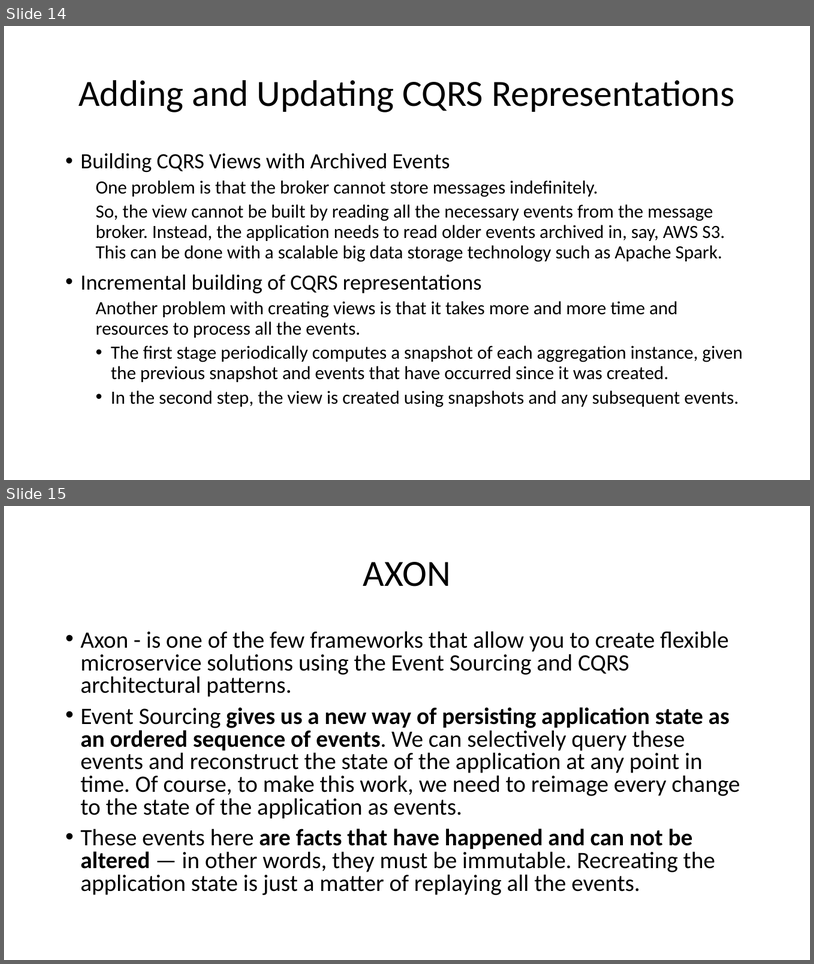
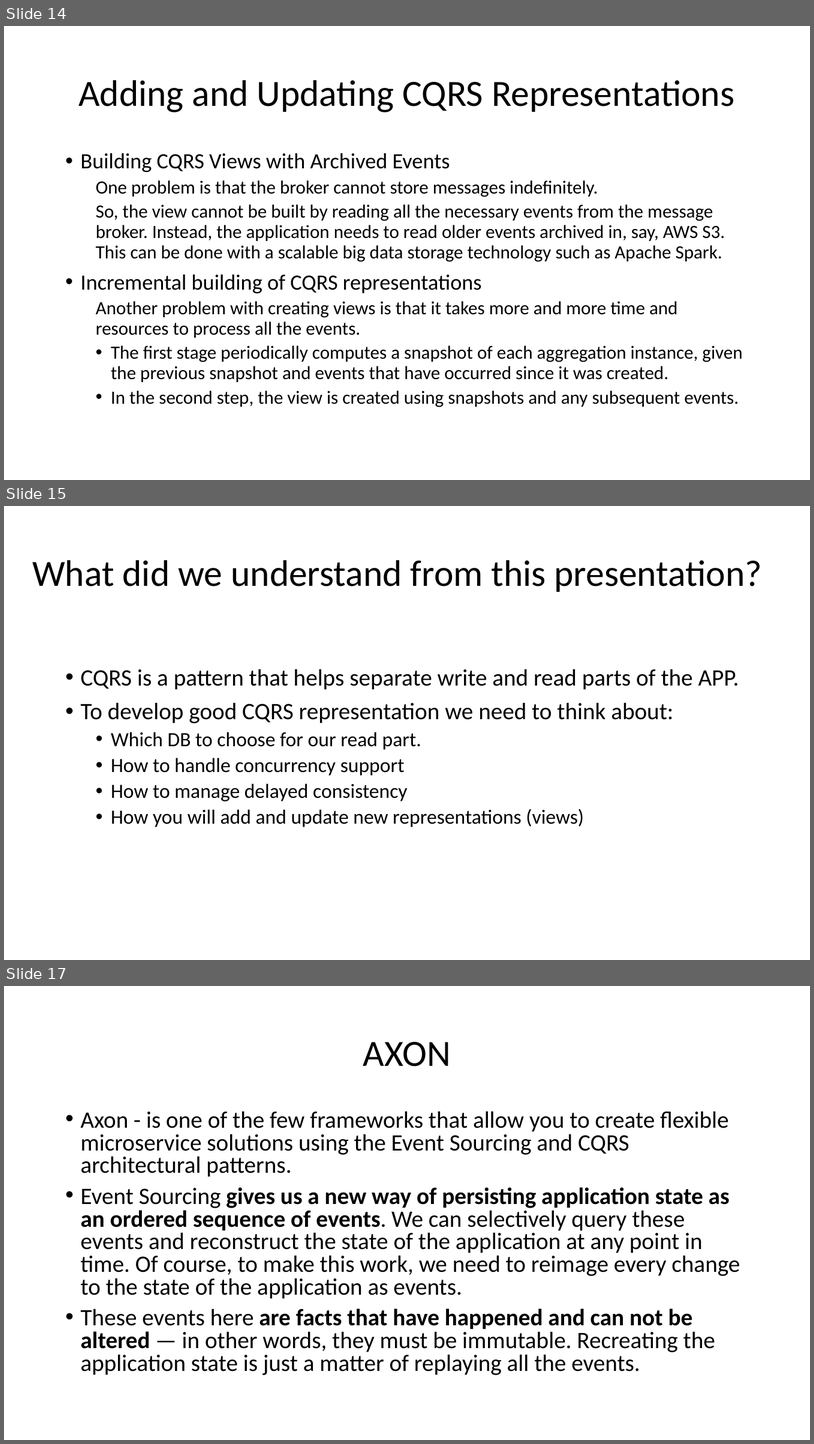
Before and after one commit to Garinych/personal-trainer-management, a slide deck: architecture/CQRS + AXON.pptx. Shown one above the other, each under a label of ours: slides 14 and 15 before the commit, slides 14, 15 and 17 after it; the slides between them are not shown. The pictures are 814x964 and 814x1444 pixels, drawn with LibreOffice and Linux fonts; fonts in the diff are those of the drawing. Boxes give left, top, right and bottom in pixels: in the first picture for what was removed or moved away, otherwise in the second. Text is boxed around its words. In the diff, an @@ line names an element or a change of style, - is before the commit and + after.

```diff
--- a/architecture/CQRS + AXON.pptx
+++ b/architecture/CQRS + AXON.pptx
@@ slide 15 added at bbox=[4, 506, 810, 960], background #FFFFFF @@
@@ title added at bbox=[32, 560, 763, 592], 44 pt, text #000000 @@
+What did we understand from this presentation?
@@ text added at bbox=[81, 669, 740, 827], 24 pt, text #000000 @@
+• CQRS is a pattern that helps separate write and read parts of the APP.
+• To develop good CQRS representation we need to think about:
+  • Which DB to choose for our read part.
+  • How to handle concurrency support
+  • How to manage delayed consistency
+  • How you will add and update new representations (views)
@@ what was slide 15 is now slide 17 @@
```
Also in this commit, not shown: 2 slides changed, 1 other slide added.
